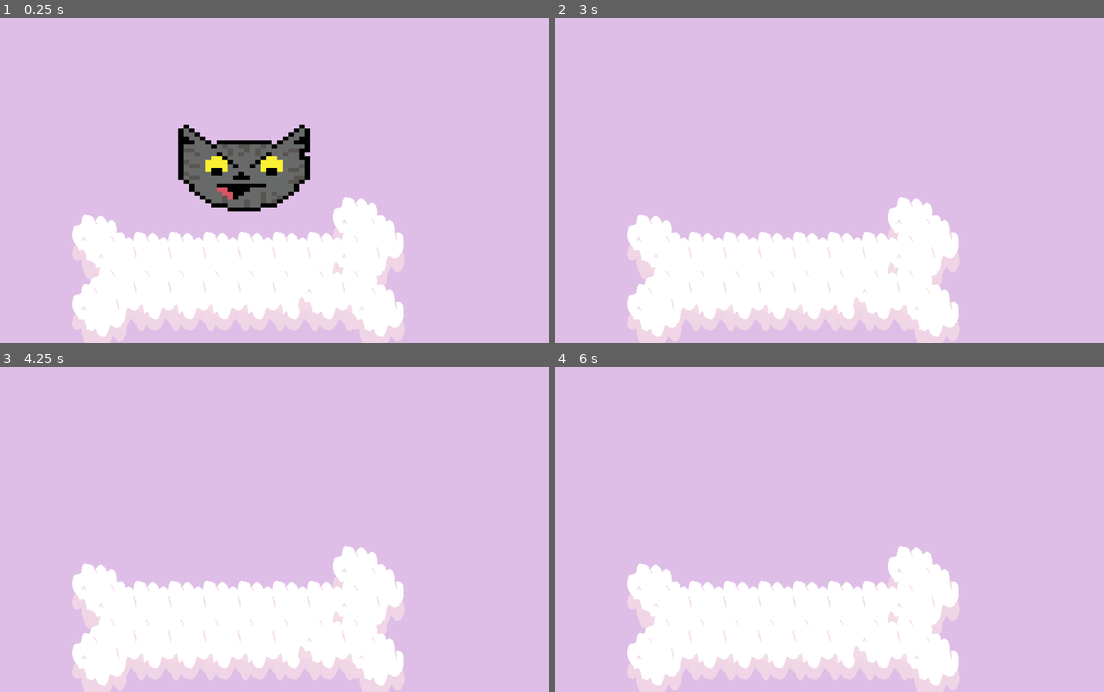
Above: before the commit, frames 1-4 (two rows, left to right).
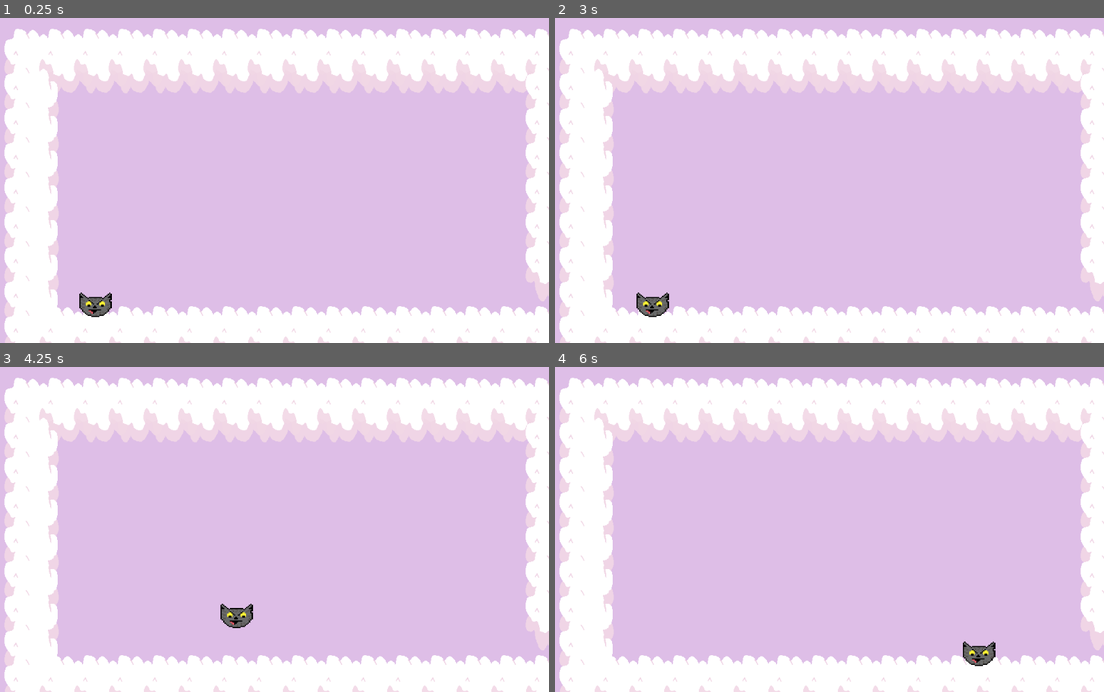
Above: after the commit, the same moments.

Repository: jhmauritz/Dream_Cats
Game: Godot game, scene res://Scenes/GenerateMap.tscn
Two runs of this game, one before a commit and one after it. Both use one fixed random seed, a clock stepped at 60 frames per second and the inputs below. Before the commit the project starts from res://Scenes/prototypescene.tscn.
Inputs (mouse positions are in pixels of both pictures, inside the frame that each line leads up to):
- Up to frame 1 (0.25 s): no input
- Up to frame 2 (3 s): tap Enter at 0.5 s; move the mouse to (950, 164) at 0.52 s; hold D (move_right) 0.53-1.25 s; tap Space (jump) at 0.6, 0.77, 1.07, 2.1 s; click (950, 164) at 0.67 s; drag from (714, 196) to (796, 245) at 1.27 s; move the mouse to (878, 109) at 2.02 s; hold A (move_left) 2.03-2.75 s; drag from (796, 245) to (659, 131) at 2.77 s
- Up to frame 3 (4.25 s): tap Space (jump) at 3.5, 3.6, 3.77, 4.07 s; move the mouse to (439, 578) at 3.52 s; hold D (move_right) from 3.53 s (still down)
- Up to frame 4 (6 s): release D (move_right) at 4.25 s; drag from (659, 480) to (741, 448) at 4.27 s; move the mouse to (851, 529) at 5.02 s; hold D (move_right) 5.03-5.75 s; tap Space (jump) at 5.1 s; click (851, 529) at 5.17 s; drag from (741, 448) to (714, 545) at 5.77 s

The runs differ from the first frame. In frame 1, 50% of the frame differs, in the area x 0-100%, y 3-100%; in frame 2, 45%; in frame 3, 45%; in frame 4, 46%.

Commit message:
made a procedural generated room

Diff:
--- /dev/null
+++ b/Scenes/GenerateMap.gd
@@ -0,0 +1,18 @@
+extends TileMap
+
+var grid = []
+
+func _ready():
+	grid.resize(17)
+	for n in 17:
+		grid[n] = []
+		grid [n].resize(17)
+		for m in 17:
+			if (n%15 == 0 or m%8 == 0) and randi()%20 != 0:
+				grid[n][m] = 0
+			else:
+				grid[n][m] = -1
+
+	for n in range (0, 16):
+		for m in range (0, 16):
+			set_cell(n, m, grid[n][m])
--- /dev/null
+++ b/Scenes/GenerateMap.tscn
@@ -0,0 +1,44 @@
+[gd_scene load_steps=6 format=2]
+
+[ext_resource path="res://Sprites/CloudTile.png" type="Texture" id=1]
+[ext_resource path="res://Scenes/prototypescene.tscn" type="PackedScene" id=2]
+[ext_resource path="res://Scenes/GenerateMap.gd" type="Script" id=3]
+
+[sub_resource type="ConvexPolygonShape2D" id=2]
+points = PoolVector2Array( 99, 100, 35, 100, 35, 36, 99, 36 )
+
+[sub_resource type="TileSet" id=1]
+0/name = "CloudTile.png 0"
+0/texture = ExtResource( 1 )
+0/tex_offset = Vector2( 0, 0 )
+0/modulate = Color( 1, 1, 1, 1 )
+0/region = Rect2( -3, -4, 140, 153 )
+0/tile_mode = 0
+0/occluder_offset = Vector2( 0, 0 )
+0/navigation_offset = Vector2( 0, 0 )
+0/shape_offset = Vector2( 0, 0 )
+0/shape_transform = Transform2D( 1, 0, 0, 1, 0, 0 )
+0/shape = SubResource( 2 )
+0/shape_one_way = false
+0/shape_one_way_margin = 1.0
+0/shapes = [ {
+"autotile_coord": Vector2( 0, 0 ),
+"one_way": false,
+"one_way_margin": 1.0,
+"shape": SubResource( 2 ),
+"shape_transform": Transform2D( 1, 0, 0, 1, 0, 0 )
+} ]
+0/z_index = 0
+
+[node name="Node2D" type="Node2D"]
+position = Vector2( 4.75681, 3.56761 )
+
+[node name="TileMap" type="TileMap" parent="."]
+position = Vector2( -4.75684, 1.18919 )
+tile_set = SubResource( 1 )
+format = 1
+tile_data = PoolIntArray( 196615, 0, 0 )
+script = ExtResource( 3 )
+
+[node name="Player" parent="TileMap" instance=ExtResource( 2 )]
+position = Vector2( 149.84, 442.385 )
--- a/Scenes/prototypescene.tscn
+++ b/Scenes/prototypescene.tscn
@@ -1,39 +1,12 @@
-[gd_scene load_steps=8 format=2]
+[gd_scene load_steps=5 format=2]
 
 [ext_resource path="res://Sprites/GreyCat_Head.png" type="Texture" id=1]
 [ext_resource path="res://Scripts/PlayerController.gd" type="Script" id=2]
-[ext_resource path="res://Sprites/CloudTile.png" type="Texture" id=3]
 
 [sub_resource type="GDScript" id=1]
 
 [sub_resource type="RectangleShape2D" id=2]
-extents = Vector2( 133.264, 92.4113 )
-
-[sub_resource type="ConvexPolygonShape2D" id=3]
-points = PoolVector2Array( 0, 0, 128, 0, 128, 160, 0, 160 )
-
-[sub_resource type="TileSet" id=4]
-0/name = "CloudTile.png 0"
-0/texture = ExtResource( 3 )
-0/tex_offset = Vector2( 0, 0 )
-0/modulate = Color( 1, 1, 1, 1 )
-0/region = Rect2( 0, 0, 128, 160 )
-0/tile_mode = 0
-0/occluder_offset = Vector2( 0, 0 )
-0/navigation_offset = Vector2( 0, 0 )
-0/shape_offset = Vector2( 0, 0 )
-0/shape_transform = Transform2D( 1, 0, 0, 1, 0, 0 )
-0/shape = SubResource( 3 )
-0/shape_one_way = false
-0/shape_one_way_margin = 1.0
-0/shapes = [ {
-"autotile_coord": Vector2( 0, 0 ),
-"one_way": false,
-"one_way_margin": 1.0,
-"shape": SubResource( 3 ),
-"shape_transform": Transform2D( 1, 0, 0, 1, 0, 0 )
-} ]
-0/z_index = 0
+extents = Vector2( 30.0716, 22.0414 )
 
 [node name="Node2D" type="Node2D"]
 script = SubResource( 1 )
@@ -41,19 +14,17 @@
 [node name="Player" type="Node" parent="."]
 
 [node name="KinematicBody2D" type="KinematicBody2D" parent="Player"]
+position = Vector2( 179.218, 472.108 )
 script = ExtResource( 2 )
+friction = 0.15
+speed = 400
+jump_speed = -800
 
 [node name="CollisionShape2D" type="CollisionShape2D" parent="Player/KinematicBody2D"]
-position = Vector2( 462.985, 287.114 )
+position = Vector2( 6.32961, -1.86334 )
 shape = SubResource( 2 )
 
-[node name="Cat" type="Sprite" parent="Player/KinematicBody2D"]
-position = Vector2( 462.563, 286.739 )
-scale = Vector2( 10.1751, 7.2739 )
+[node name="Cat" type="Sprite" parent="Player/KinematicBody2D/CollisionShape2D"]
+position = Vector2( 3.54228, 2.51434 )
+scale = Vector2( 2.51885, 2.0239 )
 texture = ExtResource( 1 )
-
-[node name="TileMap" type="TileMap" parent="."]
-mode = 1
-tile_set = SubResource( 4 )
-format = 1
-tile_data = PoolIntArray( -327665, 0, 0, -327664, 0, 0, -262128, 0, 0, -196593, 0, 0, -196591, 0, 0, -196590, 0, 0, -131058, 0, 0, -131056, 0, 0, -65523, 0, 0, -65521, 0, 0, 12, 0, 0, 14, 0, 0, 65547, 0, 0, 65549, 0, 0, 131082, 0, 0, 131084, 0, 0, 196616, 0, 0, 196617, 0, 0, 196619, 0, 0, 262154, 0, 0, 327690, 0, 0 )
--- a/project.godot
+++ b/project.godot
@@ -16,7 +16,7 @@
 [application]
 
 config/name="DreamCats"
-run/main_scene="res://Scenes/prototypescene.tscn"
+run/main_scene="res://Scenes/GenerateMap.tscn"
 config/icon="res://icon.png"
 
 [input]
